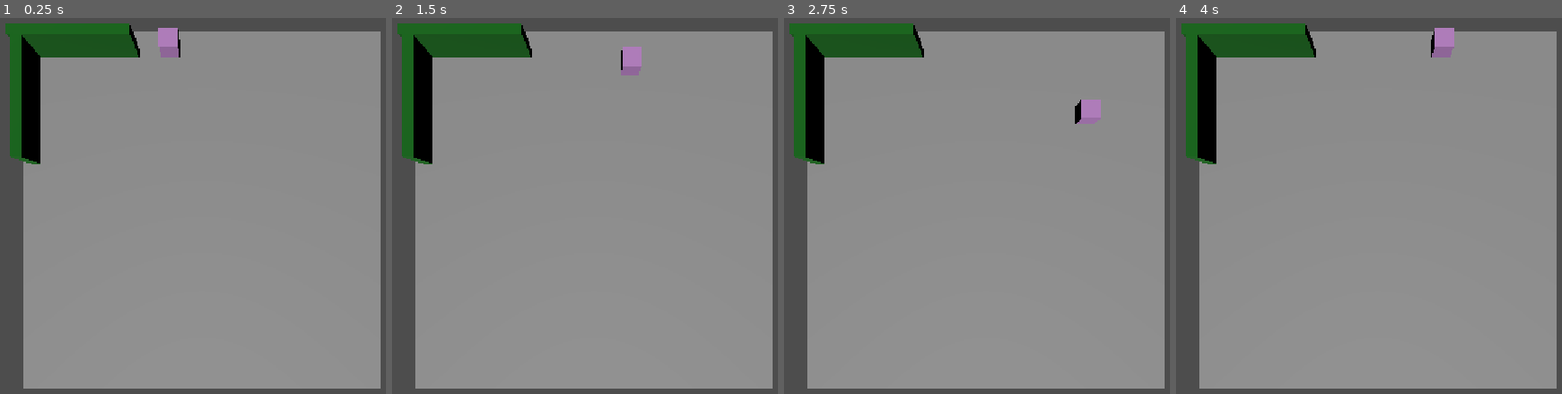
Above: before the commit, frames 1-4 (left to right).
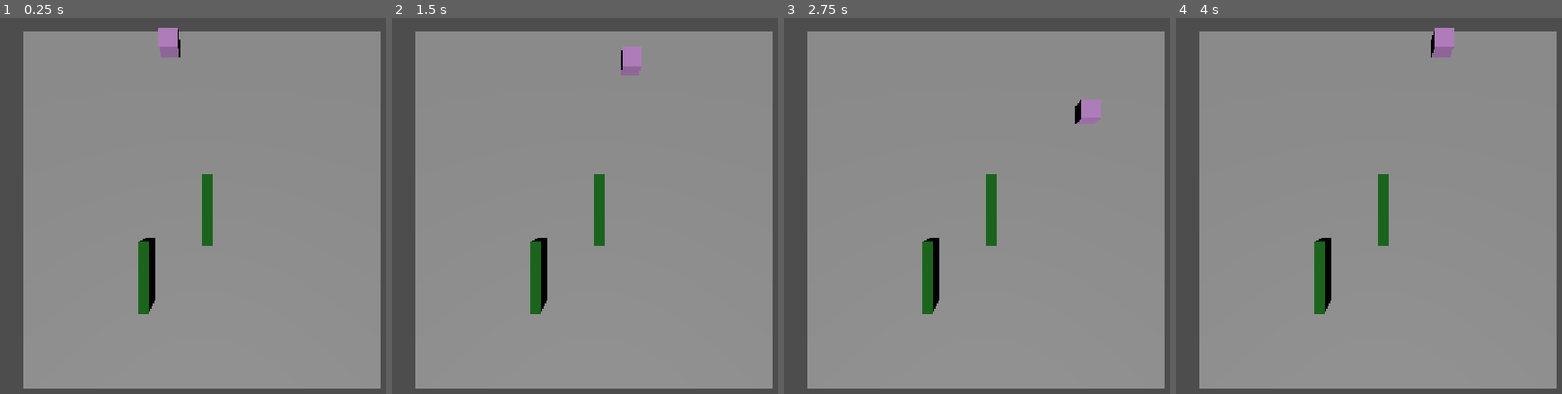
Above: after the commit, the same moments.

Repository: danijmoss/LightMaze
Game: Godot game, scene res://Scenes/main.tscn
The game is run twice, just before and just after one commit, with the same random seed, the same clock (stepped at 60 frames per second) and the same inputs.
Inputs:
- Up to frame 1 (0.25 s): no input
- Up to frame 2 (1.5 s): tap Enter at 0.5 s; hold Right (ui_right) 0.53-1.28 s; hold Down (ui_down) from 1.28 s (still down)
- Up to frame 3 (2.75 s): release Down (ui_down) at 2.03 s; hold Right (ui_right) from 2.03 s (still down)
- Up to frame 4 (4 s): release Right (ui_right) at 2.78 s; hold Up (ui_up) 2.78-3.53 s; hold Left (ui_left) from 3.53 s (still down)

The runs differ from the first frame. In frame 1, 6.6% of the frame differs, in the area x 1-56%, y 1-79%; in frame 2, 6.6%; in frame 3, 6.6%; in frame 4, 6.6%.

Commit message:
Create Reusable Wall Scene

Diff:
--- a/Scenes/main.tscn
+++ b/Scenes/main.tscn
@@ -2,21 +2,13 @@
 
 [ext_resource type="PackedScene" uid="uid://tmajjo8lqvn7" path="res://Scenes/player.tscn" id="1_jjgbg"]
 [ext_resource type="Script" uid="uid://c2sn51lmrlrdb" path="res://Scripts/player.gd" id="2_bo1nx"]
+[ext_resource type="PackedScene" uid="uid://clw5mndfe5pw4" path="res://Scenes/wall.tscn" id="3_8gbba"]
 
 [sub_resource type="BoxMesh" id="BoxMesh_xwulq"]
 size = Vector3(20, 0.5, 20)
 
 [sub_resource type="BoxShape3D" id="BoxShape3D_xwulq"]
 size = Vector3(20, 0.5, 20)
-
-[sub_resource type="BoxMesh" id="BoxMesh_75tvu"]
-size = Vector3(6, 2, 0.5)
-
-[sub_resource type="StandardMaterial3D" id="StandardMaterial3D_wnkce"]
-albedo_color = Color(0.03807642, 0.40533966, 0.0681306, 1)
-
-[sub_resource type="BoxShape3D" id="BoxShape3D_75tvu"]
-size = Vector3(6, 2, 0.5)
 
 [node name="Main" type="Node" unique_id=593952978]
 
@@ -38,22 +30,8 @@
 [node name="DirectionalLight3D" type="DirectionalLight3D" parent="." unique_id=1161116856]
 transform = Transform3D(1, 0, 0, 0, 0.49999997, 0.86602545, 0, -0.86602545, 0.49999997, 0, 0, 0)
 
-[node name="Wall" type="StaticBody3D" parent="." unique_id=9039181]
-transform = Transform3D(1, 0, 0, 0, 1, 0, 0, 0, 1, -6.507187, 1.25, -8.813313)
+[node name="Wall" parent="." unique_id=158485205 instance=ExtResource("3_8gbba")]
+transform = Transform3D(-4.371139e-08, 0, 1, 0, 1, 0, -1, 0, -4.371139e-08, 0.25, 0.25, 0)
 
-[node name="MeshInstance3D" type="MeshInstance3D" parent="Wall" unique_id=900591945]
-mesh = SubResource("BoxMesh_75tvu")
-surface_material_override/0 = SubResource("StandardMaterial3D_wnkce")
-
-[node name="CollisionShape3D" type="CollisionShape3D" parent="Wall" unique_id=963011594]
-shape = SubResource("BoxShape3D_75tvu")
-
-[node name="Wall2" type="StaticBody3D" parent="." unique_id=1909381729]
-transform = Transform3D(-4.371139e-08, 0.104528464, 0.9945219, 0, 0.9945219, -0.104528464, -1, -4.5690842e-09, -4.3471935e-08, -9.154238, 1.25, -5.5815783)
-
-[node name="MeshInstance3D" type="MeshInstance3D" parent="Wall2" unique_id=299721776]
-mesh = SubResource("BoxMesh_75tvu")
-surface_material_override/0 = SubResource("StandardMaterial3D_wnkce")
-
-[node name="CollisionShape3D" type="CollisionShape3D" parent="Wall2" unique_id=1105738975]
-shape = SubResource("BoxShape3D_75tvu")
+[node name="Wall2" parent="." unique_id=325883610 instance=ExtResource("3_8gbba")]
+transform = Transform3D(-4.371139e-08, 0, 1, 0, 1, 0, -1, 0, -4.371139e-08, -2.836792, 0.25, 3.2810059)
--- /dev/null
+++ b/Scenes/wall.tscn
@@ -0,0 +1,21 @@
+[gd_scene format=3 uid="uid://clw5mndfe5pw4"]
+
+[sub_resource type="BoxMesh" id="BoxMesh_75tvu"]
+size = Vector3(3.5, 2, 0.5)
+
+[sub_resource type="StandardMaterial3D" id="StandardMaterial3D_wnkce"]
+albedo_color = Color(0.03807642, 0.40533966, 0.0681306, 1)
+
+[sub_resource type="BoxShape3D" id="BoxShape3D_75tvu"]
+size = Vector3(3.5, 2, 0.5)
+
+[node name="Wall" type="StaticBody3D" unique_id=158485205]
+
+[node name="MeshInstance3D" type="MeshInstance3D" parent="." unique_id=1165780952]
+transform = Transform3D(1, 0, 0, 0, 1, 0, 0, 0, 1, 0, 1, 0)
+mesh = SubResource("BoxMesh_75tvu")
+surface_material_override/0 = SubResource("StandardMaterial3D_wnkce")
+
+[node name="CollisionShape3D" type="CollisionShape3D" parent="." unique_id=1005902597]
+transform = Transform3D(1, 0, 0, 0, 1, 0, 0, 0, 1, 0, 1, 0)
+shape = SubResource("BoxShape3D_75tvu")
